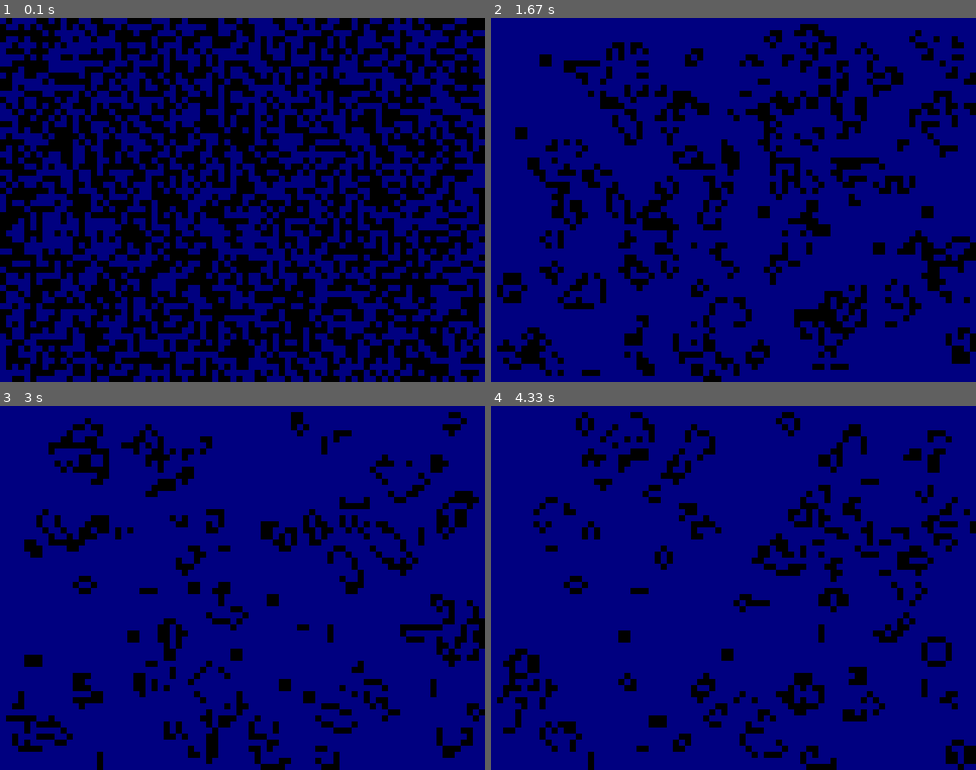
Above: before the commit, frames 1-4 (two rows, left to right).
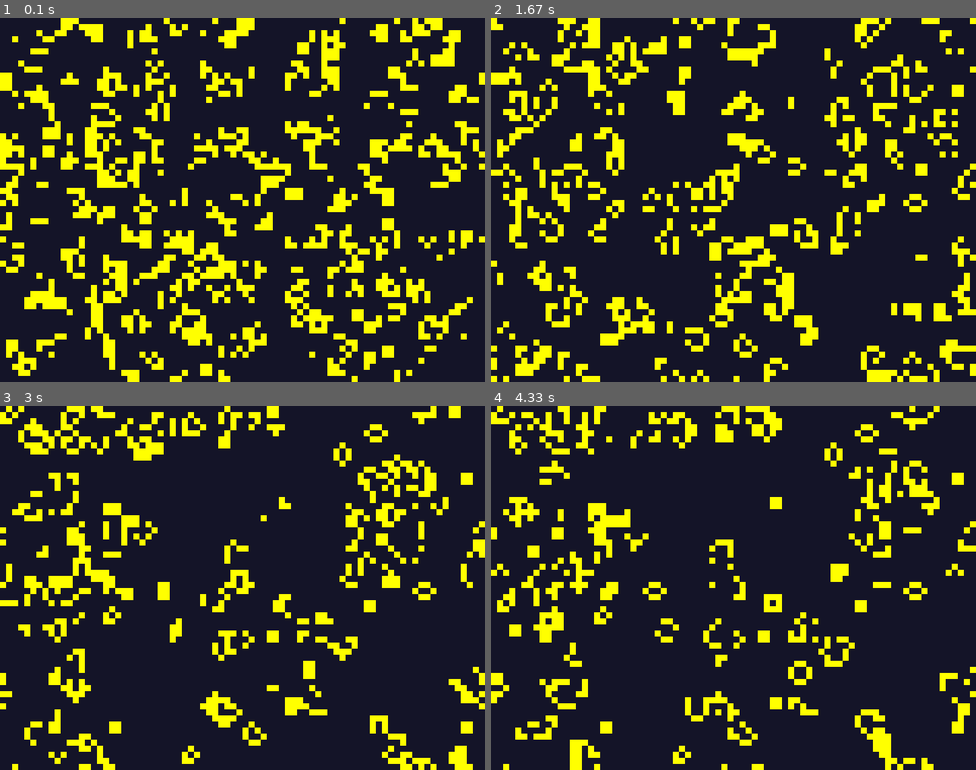
Above: after the commit, the same moments.

Repository: saint2706/Pro-g-rammingChallenges4
Game: pygame game, started from Algorithmic/Medium/Game of life/conway.py
Same seed, same stepped clock (60 frames per second), same inputs: the game is played once before the commit and once after it.
Inputs:
- Up to frame 1 (0.1 s): no input
- Up to frame 2 (1.67 s): tap Space at 0.33, 1.17 s; hold R 0.67-1.13 s
- Up to frame 3 (3 s): hold Space from 2.57 s (still down)
- Up to frame 4 (4.33 s): release Space at 3.03 s; tap Space at 4.07 s

The runs differ from the first frame. In frame 1, 100% of the frame differs, in the area x 0-100%, y 0-100%; in frame 2, 100%; in frame 3, 100%; in frame 4, 100%.

Commit message:
Refactor and Optimize Various Scripts
This commit introduces a series of refactoring and optimization improvements across several scripts in the repository. It also adds project-level configuration for dependencies and version control.

Key changes include:

1.  **`Algorithmic/Easy/FizzBuzz/fizzbuzz.py`:**
    *   Replaced a clever but unreadable one-liner with a standard, easy-to-understand `for` loop.
    *   Encapsulated the logic in a function for reusability.

2.  **`Algorithmic/Easy/Caesar Cipher/caesar.py`:**
    *   Refactored the script into a reusable `caesar_cipher` function.
    *   Fixed a bug causing crashes on non-alphabetic input.
    *   Improved the implementation to preserve character case.

3.  **`Algorithmic/Easy/ROT 13/rot13.py`:**
    *   Removed duplicated code by importing and reusing the `caesar_cipher` function.

4.  **`Algorithmic/Medium/Game of life/conway.py`:**
    *   Significantly optimized the core algorithm using `scipy.signal.convolve2d` for a massive performance boost.
    *   Optimized the drawing logic to only render live cells.
    *   Improved the game loop with stable frame rate control (`pygame.time.Clock`).
    *   Added keyboard controls for pausing (`SPACE`) and resetting (`r`).

5.  **Project-level improvements:**
    *   Added a `requirements.txt` file to declare project dependencies (`pygame`, `numpy`, `scipy`).
    *   Updated `.gitignore` to exclude `__pycache__` directories.

Diff:
--- a/Algorithmic/Medium/Game of life/conway.py
+++ b/Algorithmic/Medium/Game of life/conway.py
@@ -1,71 +1,116 @@
 import pygame
 import numpy as np
-import time
+from scipy.signal import convolve2d
+import sys
 
-# Constants
+# --- Constants ---
 WIDTH, HEIGHT = 800, 600
 CELL_SIZE = 10
 ROWS, COLS = HEIGHT // CELL_SIZE, WIDTH // CELL_SIZE
-BLACK = (0, 0, 0)
-WHITE = (255, 255, 255)
-BLUE = (0, 0, 128)
 
-# Initialize pygame
+# --- Colors ---
+BG_COLOR = (20, 20, 40)  # A darker blue for the background
+CELL_COLOR = (255, 255, 0) # Bright yellow for live cells
+GRID_COLOR = (40, 40, 60) # A color for the grid lines
+
+# --- Pygame Setup ---
 pygame.init()
 screen = pygame.display.set_mode((WIDTH, HEIGHT))
-pygame.display.set_caption("Conway's Game of Life")
+pygame.display.set_caption("Conway's Game of Life (Optimized)")
+clock = pygame.time.Clock()
 
 
-# Function to create the initial grid randomly
 def create_grid():
-    return np.random.choice([0, 1], size=(ROWS, COLS), p=[0.5, 0.5])
+    """Creates a random initial grid."""
+    # Start with a lower probability of live cells for more interesting patterns
+    return np.random.choice([0, 1], size=(ROWS, COLS), p=[0.8, 0.2])
 
 
-# Function to update the grid based on the rules of Conway's Game of Life
 def update_grid(grid):
+    """
+    Updates the grid based on Conway's rules using convolution for performance.
+    """
+    # The kernel for convolution defines the neighborhood.
+    kernel = np.array([[1, 1, 1],
+                       [1, 0, 1],
+                       [1, 1, 1]])
+
+    # Use convolution to efficiently count neighbors for each cell.
+    # 'same' mode ensures the output is the same size as the input.
+    # 'wrap' handles the boundaries by wrapping around (toroidal array).
+    neighbors = convolve2d(grid, kernel, mode='same', boundary='wrap')
+
+    # Apply Conway's rules using fast NumPy boolean logic:
+    # 1. A cell is born if it's dead (0) and has exactly 3 neighbors.
+    born = (grid == 0) & (neighbors == 3)
+    # 2. A cell survives if it's alive (1) and has 2 or 3 neighbors.
+    survives = (grid == 1) & ((neighbors == 2) | (neighbors == 3))
+
+    # The new grid contains only the cells that were born or survived.
     new_grid = np.zeros_like(grid)
-
-    for i in range(ROWS):
-        for j in range(COLS):
-            neighbors = np.sum(grid[i - 1 : i + 2, j - 1 : j + 2]) - grid[i, j]
-            if grid[i, j] == 1 and (neighbors < 2 or neighbors > 3):
-                new_grid[i, j] = 0
-            elif grid[i, j] == 0 and neighbors == 3:
-                new_grid[i, j] = 1
-            else:
-                new_grid[i, j] = grid[i, j]
+    new_grid[born | survives] = 1
 
     return new_grid
 
 
-# Function to draw the grid on the screen
 def draw_grid(grid):
-    screen.fill(WHITE)
+    """
+    Draws the grid efficiently. It fills the background, then only draws rectangles
+    for the live cells. This is much faster than drawing every cell.
+    """
+    screen.fill(BG_COLOR)
 
-    for i in range(ROWS):
-        for j in range(COLS):
-            color = BLACK if grid[i, j] == 1 else BLUE
-            pygame.draw.rect(
-                screen, color, (j * CELL_SIZE, i * CELL_SIZE, CELL_SIZE, CELL_SIZE)
-            )
+    # Get the coordinates of all live cells.
+    live_cells = np.argwhere(grid == 1)
+
+    # Draw a rectangle for each live cell.
+    for row, col in live_cells:
+        pygame.draw.rect(
+            screen,
+            CELL_COLOR,
+            (col * CELL_SIZE, row * CELL_SIZE, CELL_SIZE, CELL_SIZE)
+        )
 
     pygame.display.flip()
 
 
-# Main function to run the game
-def run_game():
+def main():
+    """Main game loop."""
     grid = create_grid()
+    running = True
+    paused = False
 
-    while True:
+    while running:
         for event in pygame.event.get():
             if event.type == pygame.QUIT:
-                pygame.quit()
-                quit()
+                running = False
+            if event.type == pygame.KEYDOWN:
+                if event.key == pygame.K_r:
+                    # Reset the grid with a new random configuration.
+                    grid = create_grid()
+                if event.key == pygame.K_SPACE:
+                    # Pause or unpause the simulation.
+                    paused = not paused
+                if event.key == pygame.K_q or event.key == pygame.K_ESCAPE:
+                    running = False
+
+        screen.fill(BG_COLOR)
+
+        if not paused:
+            grid = update_grid(grid)
 
         draw_grid(grid)
-        grid = update_grid(grid)
-        time.sleep(0.1)
+
+        # Set the window title to show status
+        status = "Paused" if paused else "Running"
+        pygame.display.set_caption(f"Conway's Game of Life (Optimized) - {status}")
+
+        # Limit the frame rate to 10 FPS
+        clock.tick(10)
+
+    pygame.quit()
+    sys.exit()
 
 
-# Run the game
-run_game()
+if __name__ == "__main__":
+    main()
Not shown, added: requirements.txt
